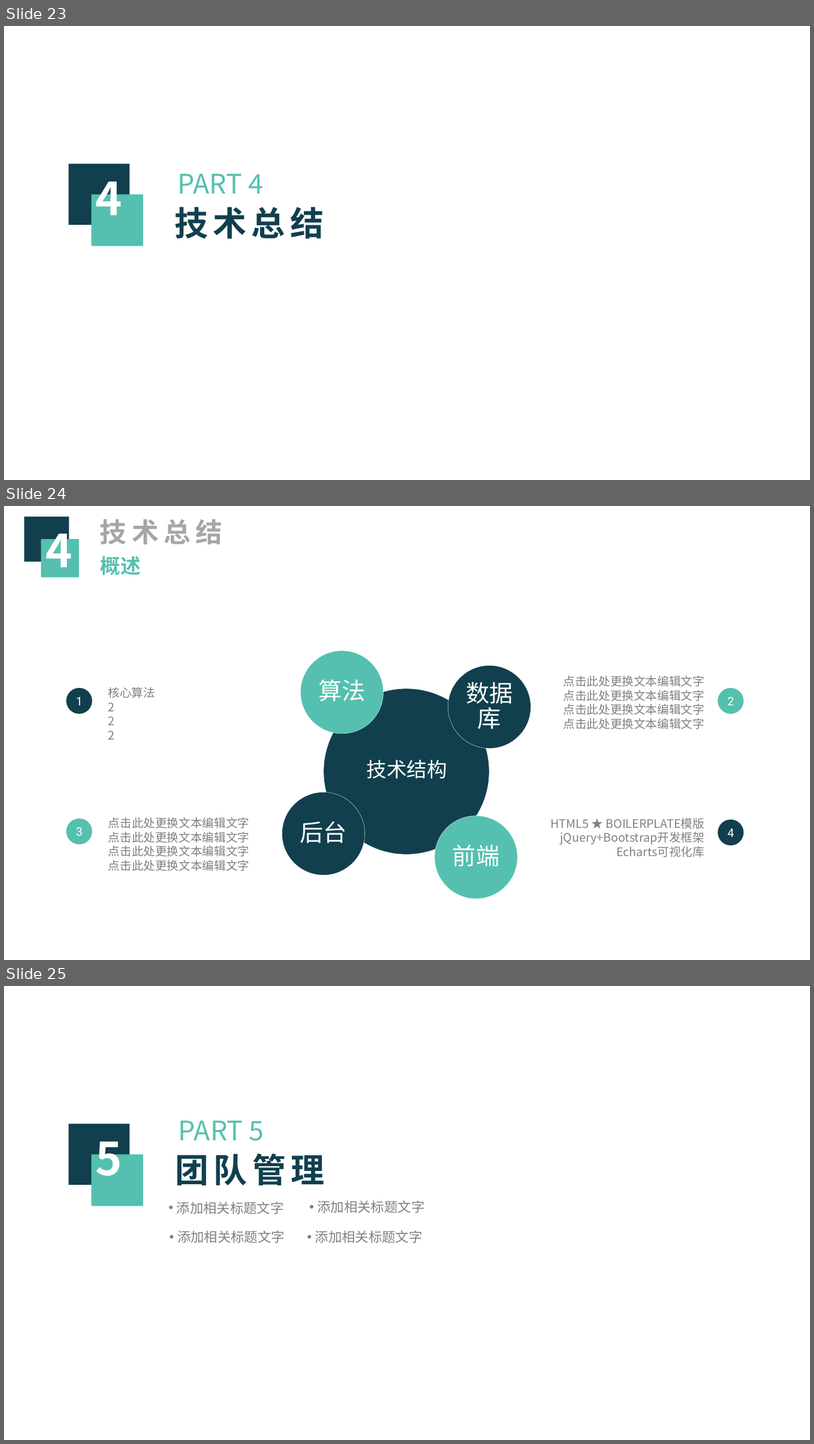
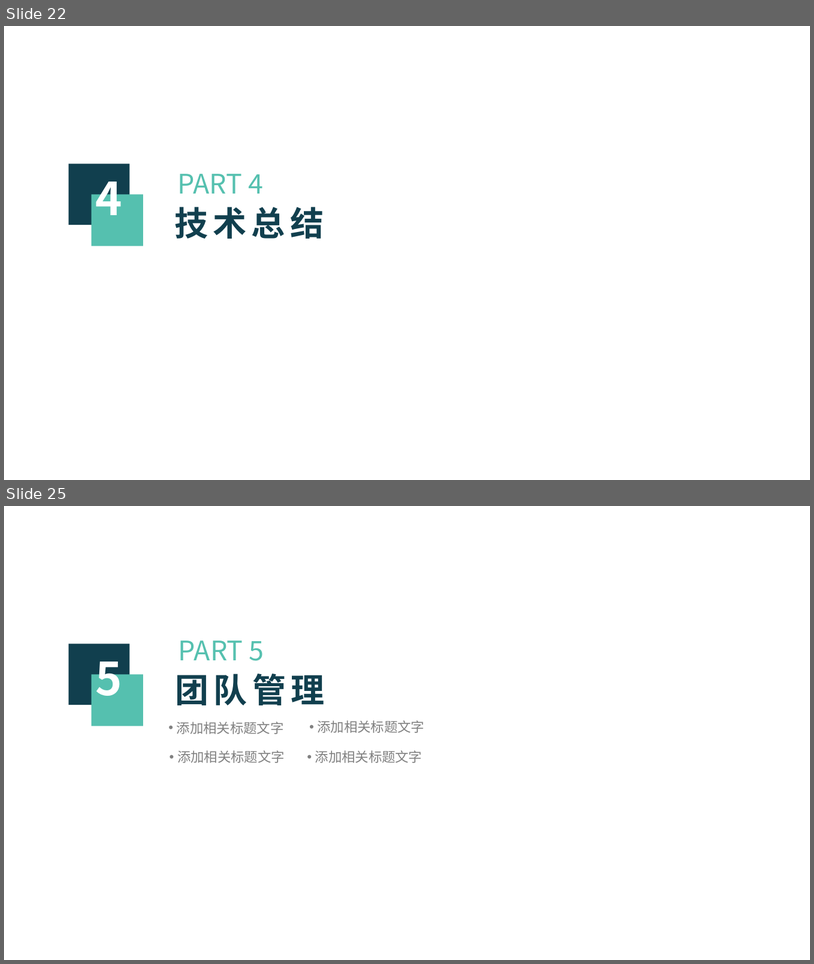
Before and after one commit to zjutfly/fly, a slide deck: fly_ppt.pptx. Shown one above the other, each under a label of ours: slides 23, 24 and 25 before the commit, slides 22 and 25 after it; the slides between them are not shown. The pictures are 814x1444 and 814x964 pixels, drawn with LibreOffice and Linux fonts; fonts in the diff are those of the drawing; background and template pictures are left out. Boxes give left, top, right and bottom in pixels: in the first picture for what was removed or moved away, otherwise in the second. Text is boxed around its words. In the diff, an @@ line names an element or a change of style, - is before the commit and + after.

```diff
--- a/fly_ppt.pptx
+++ b/fly_ppt.pptx
@@ slide 24 removed at bbox=[4, 506, 810, 960], background #FFFFFF @@
@@ rectangle removed at bbox=[24, 517, 69, 562] @@
@@ text removed at bbox=[45, 520, 72, 578] @@
-4
@@ text removed at bbox=[100, 519, 222, 544] @@
-技术总结
@@ rectangle removed at bbox=[41, 539, 79, 577] @@
@@ text removed at bbox=[100, 556, 140, 575] @@
-概述
@@ freeform shape removed at bbox=[301, 651, 384, 733] @@
-算法
@@ freeform shape removed at bbox=[449, 665, 531, 748] @@
-数据库
@@ text removed at bbox=[563, 675, 705, 729] @@
-点击此处更换文本编辑文字
-点击此处更换文本编辑文字
-点击此处更换文本编辑文字
-点击此处更换文本编辑文字
@@ ellipse removed at bbox=[66, 687, 92, 714] @@
-1
@@ text removed at bbox=[108, 687, 156, 739] @@
-核心算法
-2
-2
-2
@@ freeform shape removed at bbox=[324, 688, 490, 855] @@
@@ ellipse removed at bbox=[719, 687, 744, 714] @@
-2
@@ text removed at bbox=[367, 759, 447, 778] @@
-技术结构
@@ freeform shape removed at bbox=[282, 792, 365, 875] @@
-后台
@@ ellipse removed at bbox=[66, 818, 92, 844] @@
-3
@@ text removed at bbox=[108, 817, 250, 871] @@
-点击此处更换文本编辑文字
-点击此处更换文本编辑文字
-点击此处更换文本编辑文字
-点击此处更换文本编辑文字
@@ freeform shape removed at bbox=[435, 816, 518, 898] @@
-前端
@@ text removed at bbox=[551, 817, 705, 857] @@
-HTML5 ★ BOILERPLATE模版
-jQuery+Bootstrap开发框架
-Echarts可视化库
@@ ellipse removed at bbox=[719, 819, 744, 846] @@
-4
@@ what was slide 23 is now slide 22 @@
```
Also in this commit, not shown: 5 slides changed, 2 slides added, 1 other slide removed, 9 other files.
